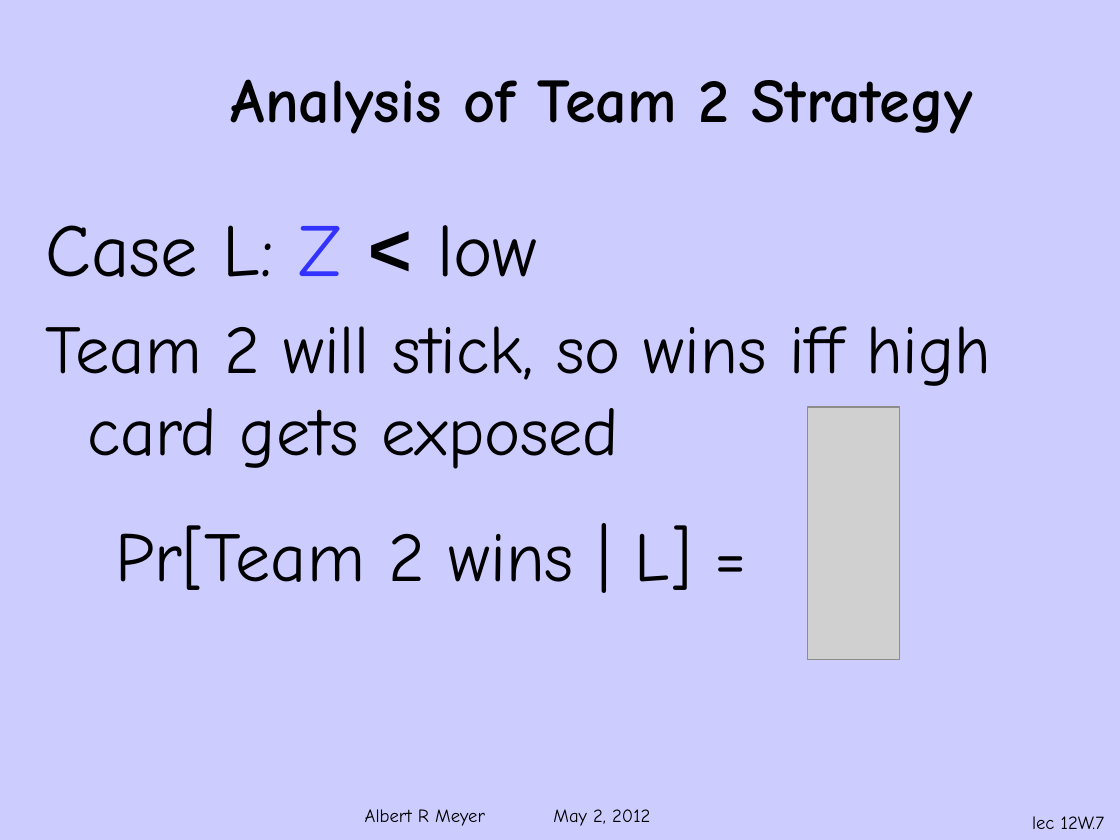
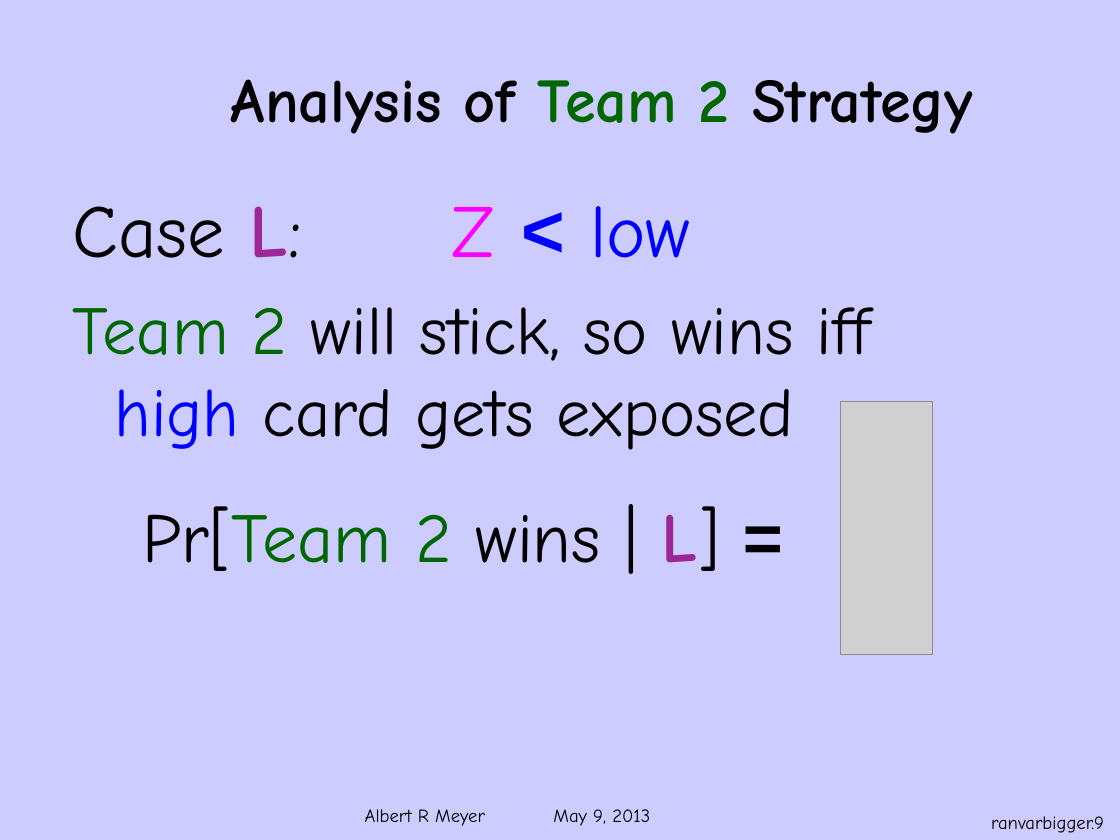
Before and after one commit to armeyer/mcs_web, a slide deck: slide 9 of spring13/slides13/ranvar-bigger-number.pptx (slide 7 before the commit). Drawn at 1120x840 pixels with LibreOffice and Linux fonts; fonts in the diff are those of the drawing; grey boxes stand for pictures; background and template pictures are left out. Boxes give left, top, right and bottom in pixels: in the first picture for what was removed or moved away, otherwise in the second. Text is boxed around its words. In the diff, an @@ line names an element or a change of style, - is before the commit and + after.

```diff
--- a/spring13/slides13/ranvar-bigger-number.pptx
+++ b/spring13/slides13/ranvar-bigger-number.pptx
@@ text "Analysis of Team 2 Strategy" at [231, 79, 973, 134]: text colour #000000 to #006600 in "Team 2" @@
@@ text "Case L: Z < low": place and size @@
-text "Case L: Z < low" at [45, 225, 991, 590]
+text "Case L: Z < low" at [72, 206, 871, 571]
@@ text "Case L: Z < low" at [72, 206, 871, 571]: text colour #000000 to #9B2894 in "L:", "L]"; text colour #3333FF to #FF00FF in "Z"; text colour #000000 to #0000FF in "< low", "high"; bold on in "L:", "L] ="; text colour #000000 to #006600 in "Team 2", "Pr[Team 2"; size 45 to 44 pt, font Comic Neue to Arial in "=" @@
@@ picture: place and size @@
-picture at [808, 407, 899, 660]
+picture at [841, 402, 933, 655]
@@ text at [365, 809, 650, 826]: text changed @@
-Albert R Meyer May 2, 2012
+Albert R Meyer May 9, 2013
@@ page number at [991, 816, 1104, 833]: text changed @@
-lec 12W.7
+ranvarbigger.9
```
Also in this commit, not shown: 12 other slides changed, 5 slides added, 1 other file.
